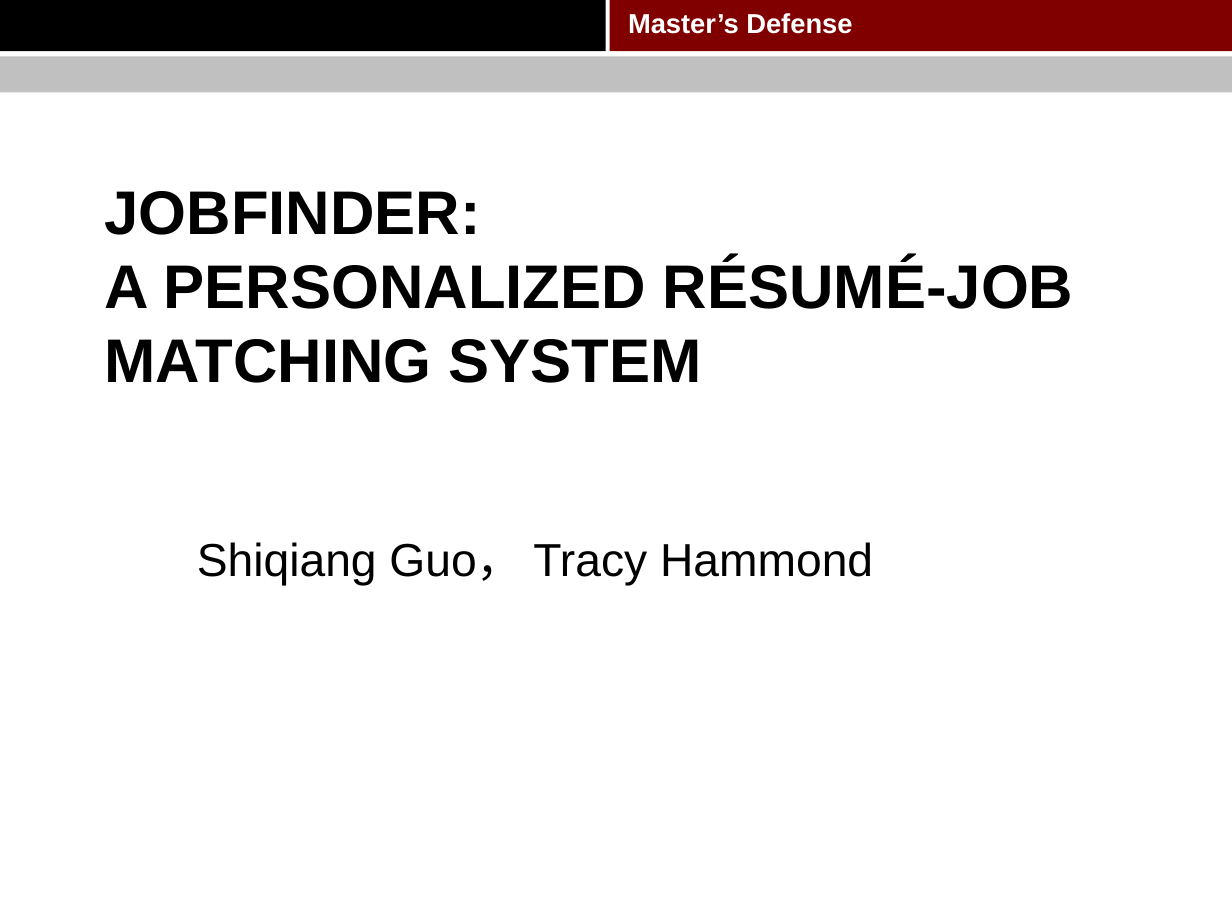
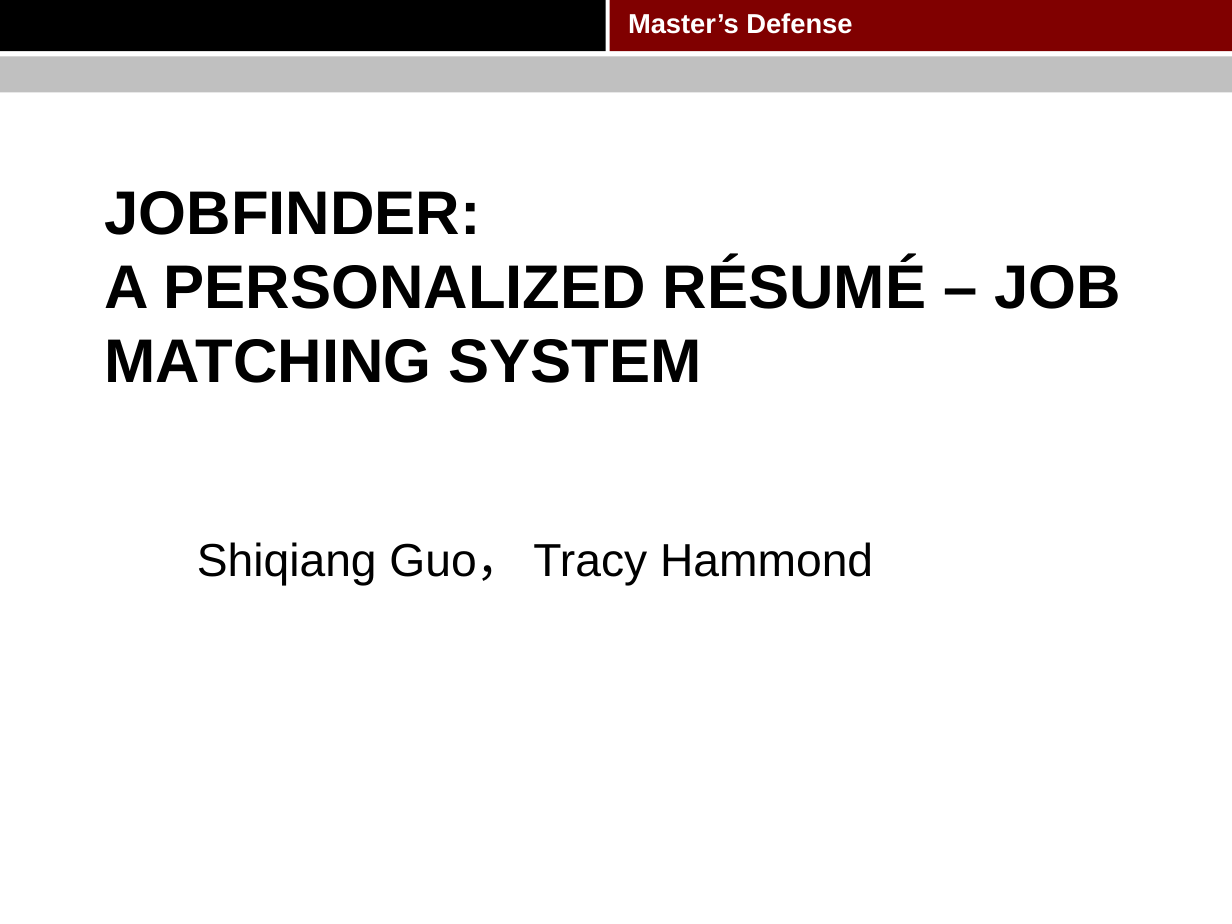
Before and after one commit to pkushiqiang/thesis, a slide deck: slide 1 of media/Master's thesis.pptx. Drawn at 1232x924 pixels with LibreOffice and Linux fonts; fonts in the diff are those of the drawing; background and template pictures are left out. Boxes give left, top, right and bottom in pixels: in the first picture for what was removed or moved away, otherwise in the second. Text is boxed around its words. In the diff, an @@ line names an element or a change of style, - is before the commit and + after.

```diff
--- a/media/Master's thesis.pptx
+++ b/media/Master's thesis.pptx
@@ title at (105,191,1122,383): text changed @@
-JOBFINDER:
-A PERSONALIZED RÉSUMÉ-JOB MATCHING SYSTEM
+JOBFINDER:
+A PERSONALIZED RÉSUMÉ – JOB MATCHING SYSTEM
```
Also in this commit, not shown: 20 other slides changed, 1 other file.
